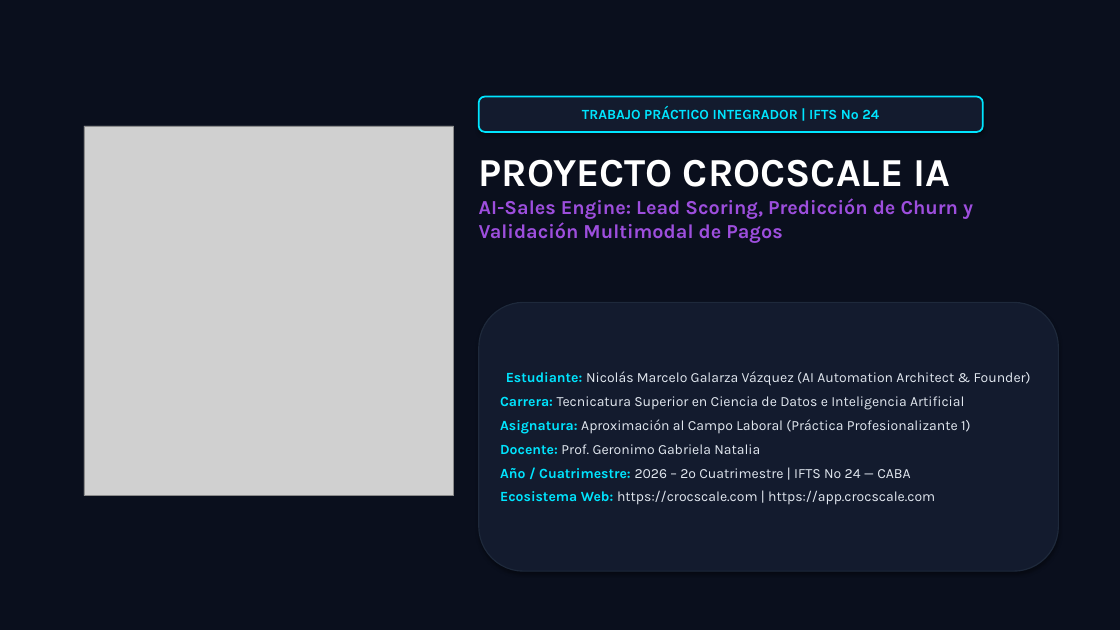
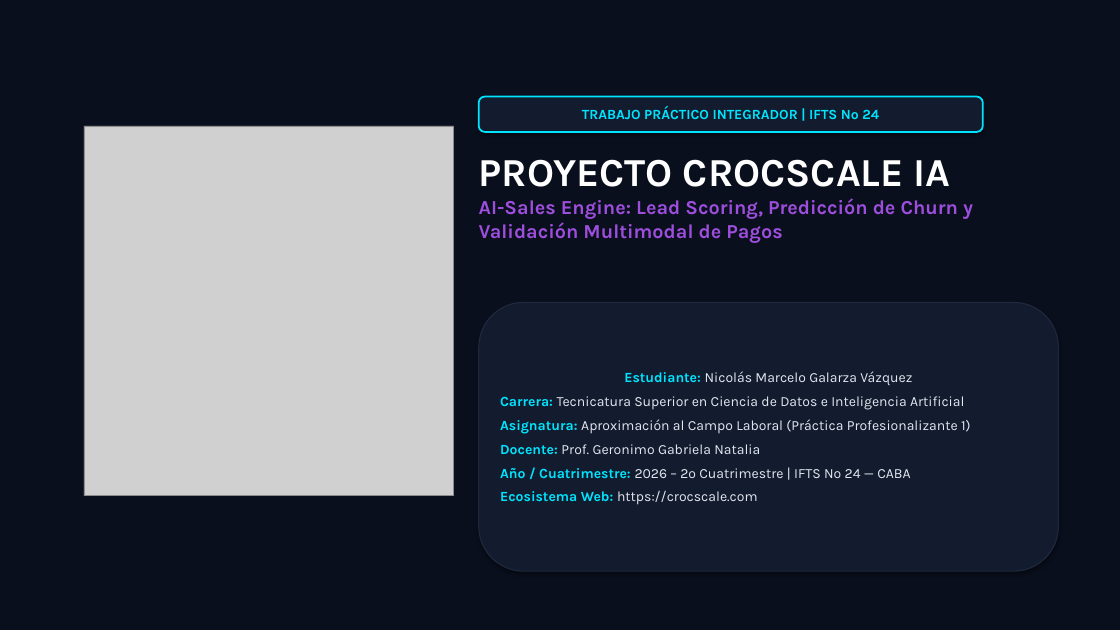
Before and after one commit to Nikovaz/tpi-crocscale-ia-presentacion, a slide deck: slide 1 of presentacion_crocscale_ia.pptx. Drawn at 1120x630 pixels with LibreOffice and Linux fonts; fonts in the diff are those of the drawing; grey boxes stand for pictures. Boxes give left, top, right and bottom in pixels: in the first picture for what was removed or moved away, otherwise in the second. Text is boxed around its words. In the diff, an @@ line names an element or a change of style, - is before the commit and + after.

```diff
--- a/presentacion_crocscale_ia.pptx
+++ b/presentacion_crocscale_ia.pptx
@@ text in rounded rectangle at (x1=624, y1=371, x2=912, y2=385): text changed @@
-Estudiante: Nicolás Marcelo Galarza Vázquez (AI Automation Architect & Founder)
+Estudiante: Nicolás Marcelo Galarza Vázquez
@@ text in rounded rectangle at (x1=500, y1=490, x2=758, y2=505): text changed @@
-Ecosistema Web: https://crocscale.com | https://app.crocscale.com
+Ecosistema Web: https://crocscale.com
```
Also in this commit, not shown: 1 other slide changed, 2 other files.
